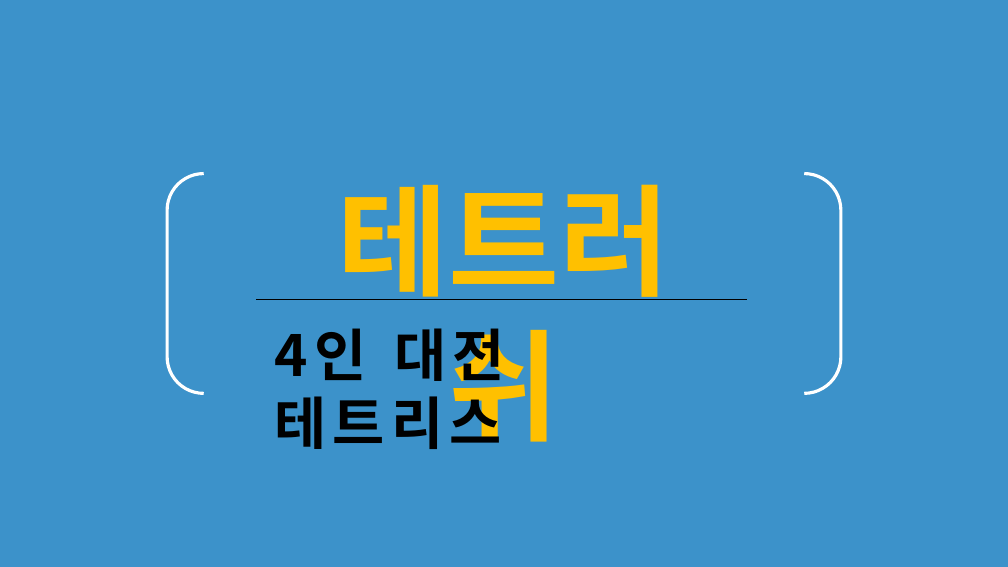
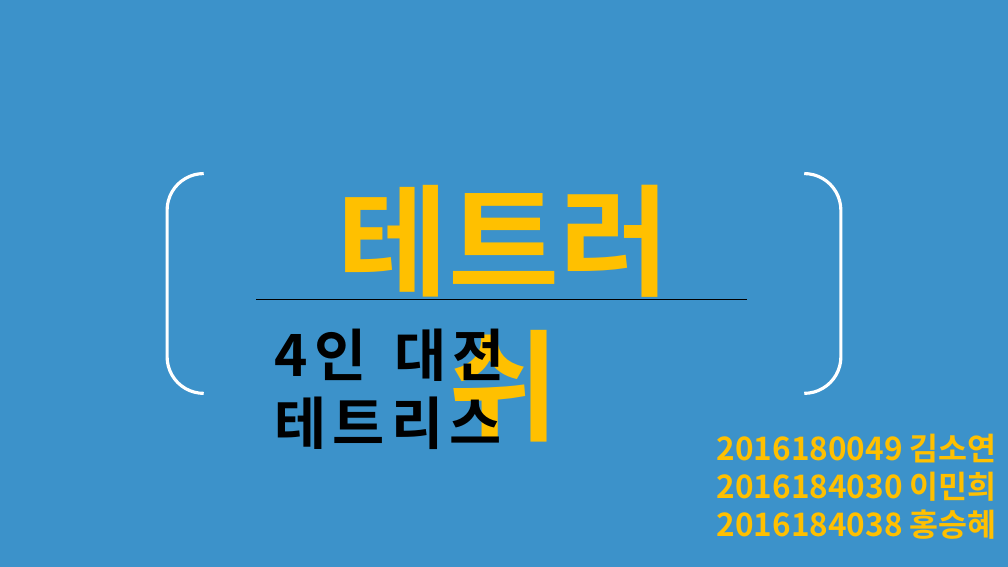
Before and after one commit to baohaopoo/BBB_Project, a slide deck: slide 1 of 테트러쉬_김소연_이민희_홍승혜.pptx. Drawn at 1008x567 pixels with LibreOffice and Linux fonts; fonts in the diff are those of the drawing. Boxes give left, top, right and bottom in pixels: in the first picture for what was removed or moved away, otherwise in the second. Text is boxed around its words. In the diff, an @@ line names an element or a change of style, - is before the commit and + after.

Commit message:
최종

```diff
--- a/테트러쉬_김소연_이민희_홍승혜.pptx
+++ b/테트러쉬_김소연_이민희_홍승혜.pptx
@@ text added at (717, 433, 997, 539), 30 pt, text #FFC000, bold @@
+2016180049 김소연
+2016184030 이민희
+2016184038 홍승혜
```
